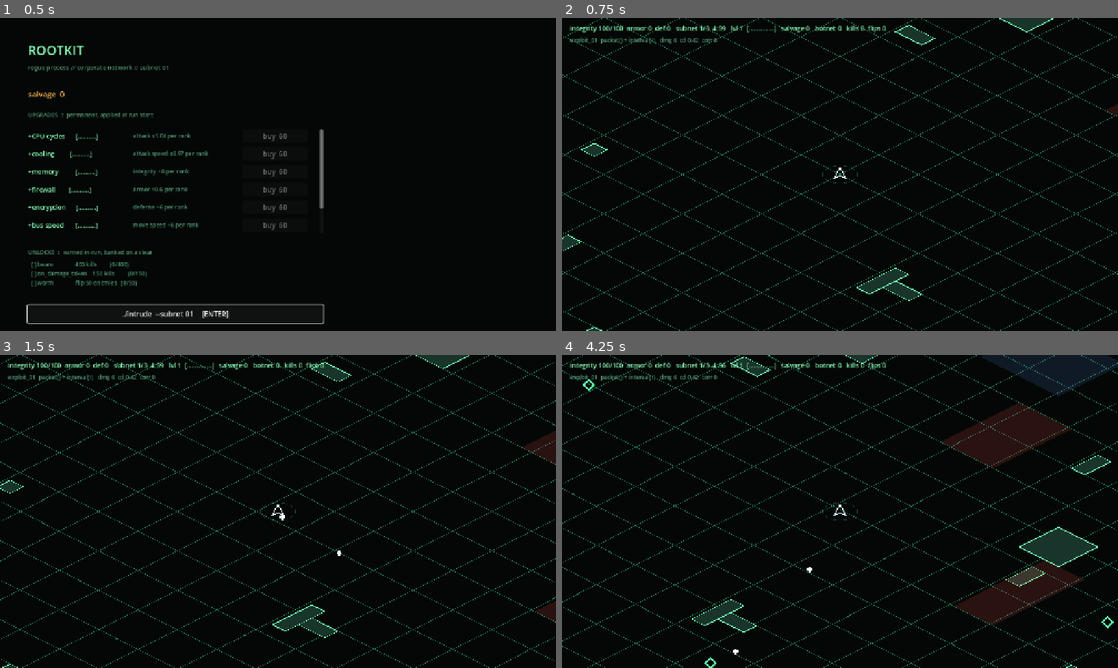
Above: before the commit, frames 1-4 (two rows, left to right).
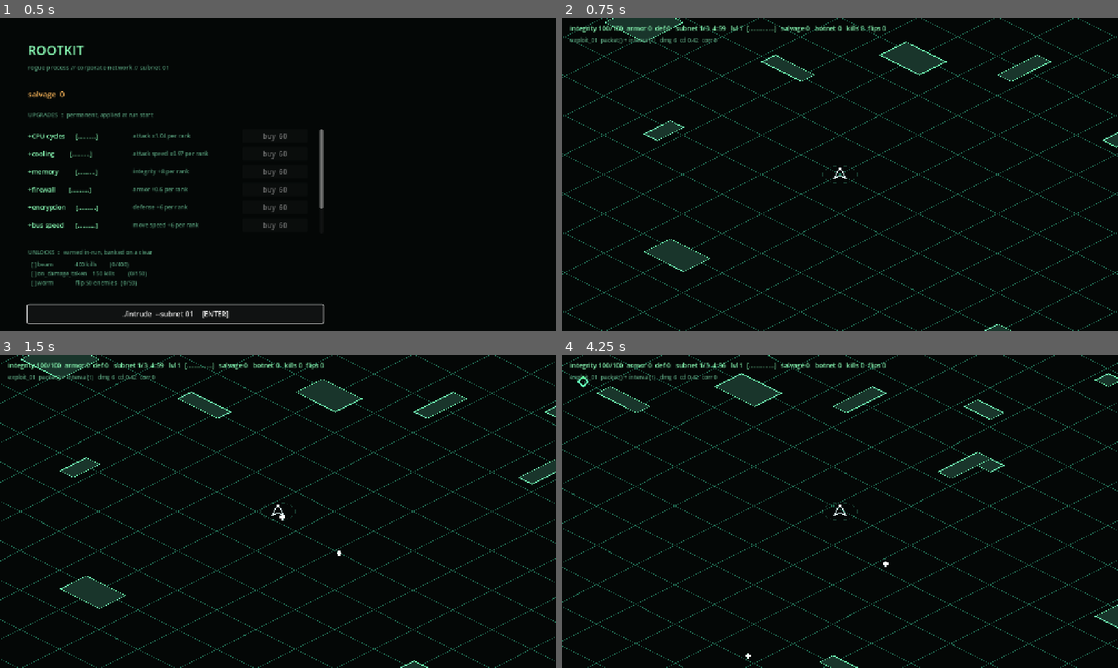
Above: after the commit, the same moments.

Repository: seanperkins/rootkit-game
Game: Godot game, scene res://scenes/main.tscn
The game is run twice, just before and just after one commit, with the same random seed, the same clock (stepped at 60 frames per second) and the same inputs.
Inputs:
- Up to frame 1 (0.5 s): no input
- Up to frame 2 (0.75 s): click "./intrude --subnet 01 [ENTER]" at 0.5 s
- Up to frame 3 (1.5 s): tap Enter at 1.25, 1.35 s; hold D from 1.28 s (still down)
- Up to frame 4 (4.25 s): release D at 2.03 s; hold S 2.03-2.78 s; tap Keypad Enter at 2.1 s; hold D 2.78-3.53 s; tap R at 2.85 s; hold W from 3.53 s (still down); tap Enter at 3.6 s

Frame 1 is identical in both runs. In frame 2, 4.1% of the frame differs, in the area x 0-100%, y 0-100%; in frame 3, 4.6%; in frame 4, 11%, in the area x 2-100%, y 0-100%.

Commit message:
feat: five times the arena, and a collapse that scales to it

Diff:
--- a/scripts/run/run.gd
+++ b/scripts/run/run.gd
@@ -2,8 +2,11 @@
 
 ## The run. Owns the 9-step tick from the spec and every population in it.
 
-const ARENA_ORIGIN := Vector2(-1600, -1000)
-const ARENA_SIZE := Vector2(3200, 2000)
+## Five times the area of the original 3200x2000, so each side grows by sqrt(5).
+## Area rather than each-side-x5, which would have been twenty-five times the
+## ground and put 156,000 cells in a grid the tick clears every frame.
+const ARENA_ORIGIN := Vector2(-3578, -2236)
+const ARENA_SIZE := Vector2(7156, 4472)
 const CELL := 32.0
 
 const MAX_ENEMIES := 600
--- a/scripts/run/terrain.gd
+++ b/scripts/run/terrain.gd
@@ -49,6 +49,10 @@
 var dist_from_gate: PackedInt32Array
 var max_dist := 0
 var voided: PackedByteArray
+## Arena cells ordered by distance from the gate, farthest FIRST, plus how far
+## down that order the collapse has already eaten.
+var _collapse_order: PackedInt32Array
+var _collapse_idx := 0
 
 func _init(p_origin: Vector2, p_size: Vector2) -> void:
 	arena_rect = Rect2(p_origin, p_size)
@@ -434,6 +438,8 @@
 	voided = PackedByteArray()
 	voided.resize(w * h)
 	max_dist = 0
+	_collapse_order = PackedInt32Array()
+	_collapse_idx = 0
 	var start := cell_index(gate_pos)
 	if start < 0 or solid[start] != 0:
 		return
@@ -459,21 +465,65 @@
 			if d > max_dist:
 				max_dist = d
 			queue.append(nb)
+	_build_collapse_order()
+
+## Arena cells by distance, farthest first. A counting sort on distance: O(n),
+## where a comparison sort of thirty thousand cells would not be.
+func _build_collapse_order() -> void:
+	var counts := PackedInt32Array()
+	counts.resize(max_dist + 2)
+	var total := 0
+	for i in dist_from_gate.size():
+		if not _collapsible(i):
+			continue
+		counts[dist_from_gate[i]] += 1
+		total += 1
+	# Prefix sums, descending: distance max_dist lands first.
+	var starts := PackedInt32Array()
+	starts.resize(max_dist + 2)
+	var acc := 0
+	for d in range(max_dist, -1, -1):
+		starts[d] = acc
+		acc += counts[d]
+	_collapse_order = PackedInt32Array()
+	_collapse_order.resize(total)
+	for i in dist_from_gate.size():
+		if not _collapsible(i):
+			continue
+		var d := dist_from_gate[i]
+		_collapse_order[starts[d]] = i
+		starts[d] += 1
+
+func _collapsible(i: int) -> bool:
+	if solid[i] != 0 or dist_from_gate[i] < 0:
+		return false
+	var p := origin + Vector2(float(i % w) + 0.5, float(i / w) + 0.5) * CELL
+	return arena_rect.has_point(p)
 
 ## Void every open ARENA cell farther from the gate than `threshold`.
+##
+## Walks a PRE-SORTED order rather than scanning the grid. The scan was O(cells)
+## every tick, which was tolerable at 28,000 cells and is not at five times the
+## arena; this is O(cells newly voided), so the whole collapse costs one pass in
+## total rather than one pass per tick.
 ##
 ## The corridor is exempt because it lies outside the arena rect. Voiding the
 ## way out would make the deadline unwinnable rather than tense.
 func collapse_to(threshold: int) -> void:
-	if voided.is_empty():
+	if _collapse_order.is_empty():
 		return
-	for i in voided.size():
-		if solid[i] != 0 or dist_from_gate[i] < 0:
-			continue
-		var p := origin + Vector2(float(i % w) + 0.5, float(i / w) + 0.5) * CELL
-		if not arena_rect.has_point(p):
-			continue
-		voided[i] = 1 if dist_from_gate[i] > threshold else 0
+	# Thresholds only fall during a collapse, but a caller may reset one; rewind
+	# rather than silently leaving voided ground behind.
+	if _collapse_idx > 0 and threshold >= dist_from_gate[_collapse_order[_collapse_idx - 1]]:
+		for i in voided.size():
+			voided[i] = 0
+		_collapse_idx = 0
+	while _collapse_idx < _collapse_order.size():
+		var c := _collapse_order[_collapse_idx]
+		if dist_from_gate[c] <= threshold:
+			break
+		voided[c] = 1
+		_collapse_idx += 1
 
 func is_void(p: Vector2) -> bool:
 	if voided.is_empty():
--- a/tests/test_terrain_run.gd
+++ b/tests/test_terrain_run.gd
@@ -48,13 +48,20 @@
 func projectiles_die_on_walls() -> void:
 	var r := await _fresh_run()
 	var t: Terrain = r.terrain
-	# A wall directly right of the origin, at world x in [192, 256).
-	for y in range(-1, 2):
-		for x in range(0, 2):
-			var c := t.cell_xy(Vector2(200 + x * Terrain.CELL, y * Terrain.CELL))
-			t.solid[c.y * t.w + c.x] = 1
+	# Start from a KNOWN-EMPTY field. This case is about a projectile meeting a
+	# wall, not about what the generator happened to roll — leaving the random
+	# arena in place meant the control shot could fly into real terrain, which
+	# is a test failure that says nothing about the code under test.
+	t.solid.fill(0)
+	# A wall directly right of the origin, two cells wide.
+	var wc := t.cell_xy(Vector2(200, 0))
+	for y in range(wc.y - 1, wc.y + 2):
+		for x in range(wc.x, wc.x + 2):
+			t.solid[y * t.w + x] = 1
 
-	var i: int = r.projectiles.spawn(Vector2(0, 0), Vector2(600, 0), 1.0, 4.0, 0)
+	var wall_x: float = t.origin.x + float(wc.x) * Terrain.CELL
+	var i: int = r.projectiles.spawn(Vector2(wall_x - 190.0, 0), Vector2(600, 0),
+		1.0, 4.0, 0)
 	r._proj_dist_left[i] = 2000.0
 	_check("the projectile starts alive", r.projectiles.state[i], Population.ALIVE)
 	for k in 20:
@@ -62,7 +69,8 @@
 	_check("it is dead once it reaches the wall",
 		r.projectiles.state[i], Population.DEAD)
 
-	var j: int = r.projectiles.spawn(Vector2(0, -600), Vector2(600, 0), 1.0, 4.0, 0)
+	var j: int = r.projectiles.spawn(Vector2(wall_x - 190.0, -600), Vector2(600, 0),
+		1.0, 4.0, 0)
 	r._proj_dist_left[j] = 2000.0
 	for k in 20:
 		r._step2_integrate(1.0 / 60.0)
